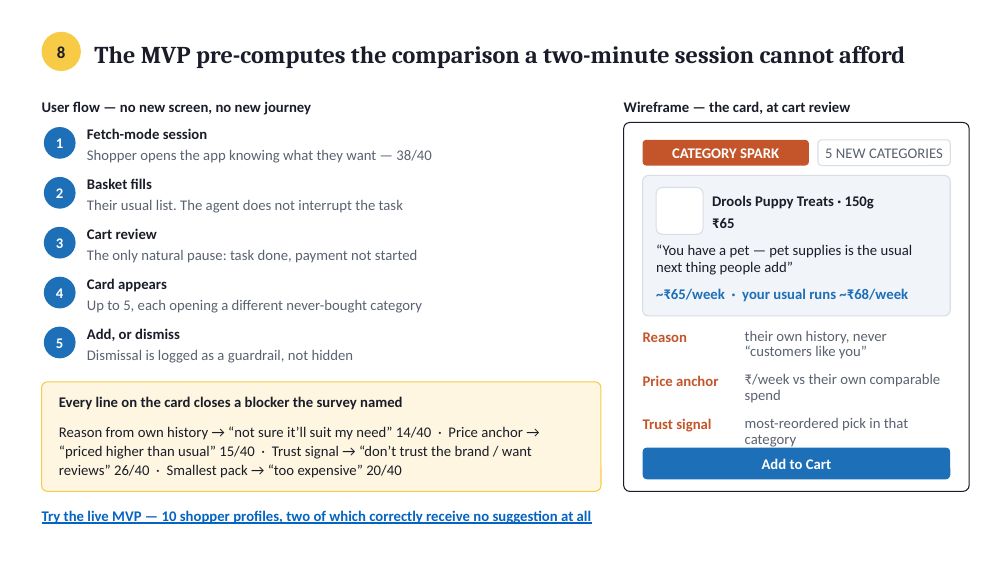
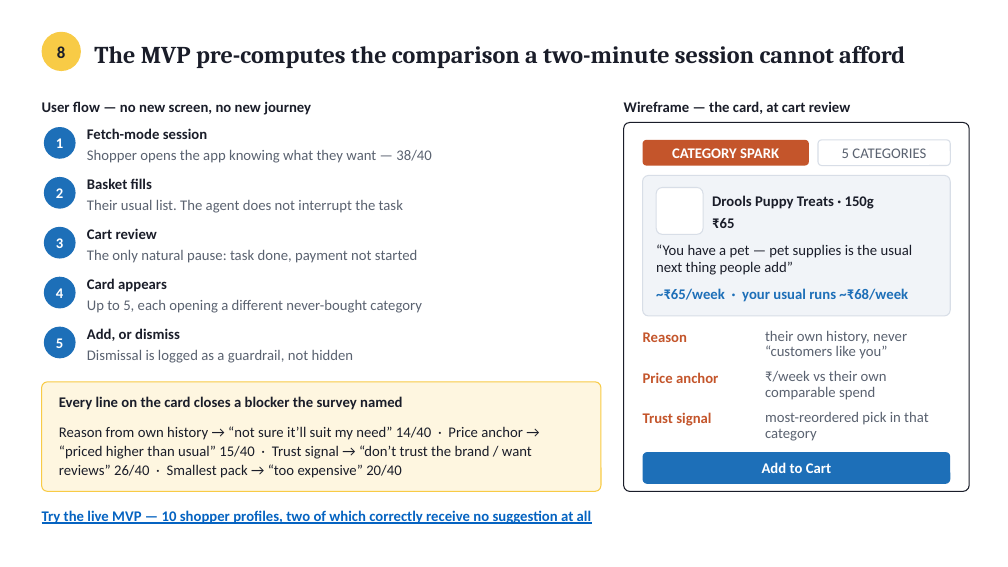
Before and after one commit to ayushbisht-source/Blinkit, a slide deck: slide 8 of deck/Blinkit-Category-Exploration.pptx. Drawn at 1008x567 pixels with LibreOffice and Linux fonts; fonts in the diff are those of the drawing. Boxes give left, top, right and bottom in pixels: in the first picture for what was removed or moved away, otherwise in the second. Text is boxed around its words. In the diff, an @@ line names an element or a change of style, - is before the commit and + after.

```diff
--- a/deck/Blinkit-Category-Exploration.pptx
+++ b/deck/Blinkit-Category-Exploration.pptx
@@ text at (842,148,926,158): text changed @@
-5 NEW CATEGORIES
+5 CATEGORIES
@@ text "their own history, never “customers ...": place and size @@
-text "their own history, never “customers ..." at (745,331,887,358)
+text "their own history, never “customers ..." at (765,331,907,359)
@@ text "₹/week vs their own comparable ..." rewrapped from (745,374,941,403) to (765,371,887,400) @@
@@ text "Trust signal": place and size @@
-text "Trust signal" at (643,418,711,432)
+text "Trust signal" at (643,412,711,426)
@@ text "most-reordered pick in that category": place and size @@
-text "most-reordered pick in that category" at (745,418,908,448)
+text "most-reordered pick in that category" at (765,412,928,441)
@@ text "Add to Cart": place and size @@
-text "Add to Cart" at (762,458,831,469)
+text "Add to Cart" at (762,462,831,473)
@@ rounded rectangle: place and size @@
-rounded rectangle at (643,448,951,479)
+rounded rectangle at (643,452,951,484)
```
Also in this commit, not shown: 7 other slides changed, 3 other files.
